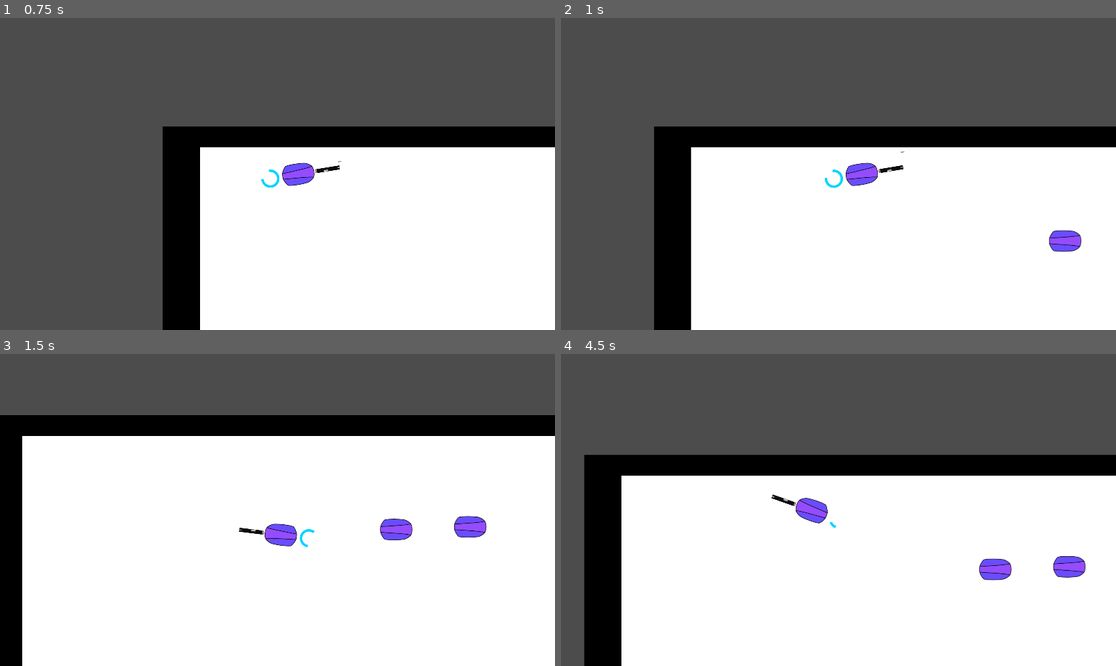
Above: before the commit, frames 1-4 (two rows, left to right).
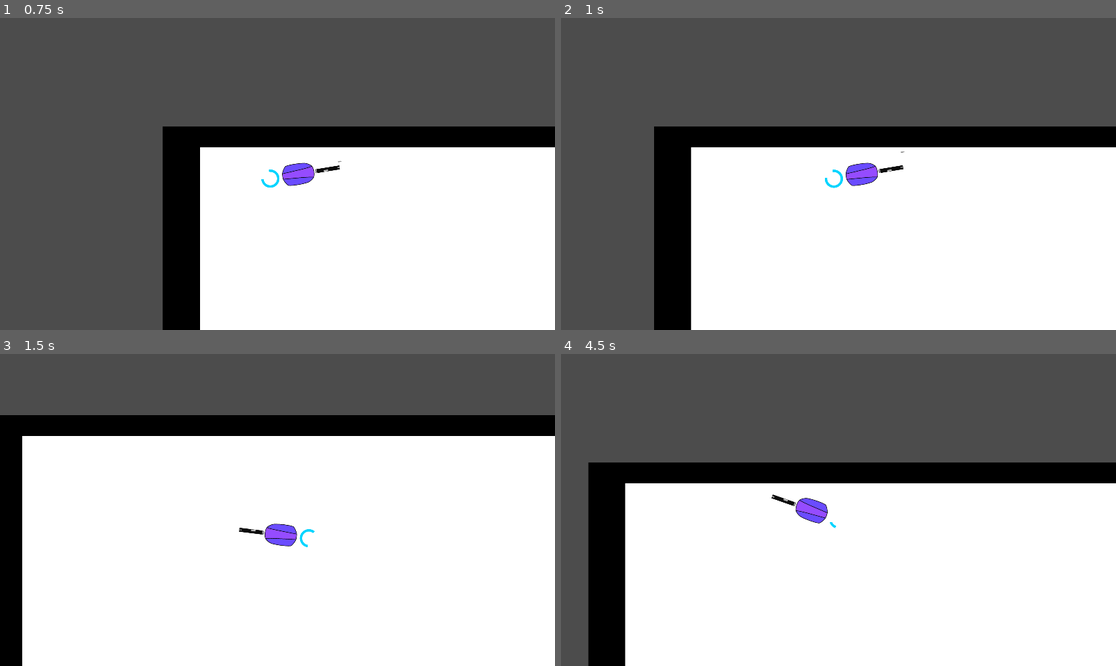
Above: after the commit, the same moments.

Repository: pbrechtmann/TDS
Game: Godot game, scene res://Scenes/World.tscn
Same seed, same stepped clock (60 frames per second), same inputs: the game is played once before the commit and once after it. The engine's default icon, where the game draws it, is replaced by a stand-in: a white triangle on a blue panel in a dark square.
Inputs (mouse positions are in pixels of both pictures, inside the frame that each line leads up to):
- Up to frame 1 (0.75 s): tap Enter at 0.5 s; move the mouse to (399, 158) at 0.52 s; press the mouse at (399, 158) at 0.53 s; hold D (right) from 0.53 s (still down)
- Up to frame 2 (1 s): keep holding D (right)
- Up to frame 3 (1.5 s): move the mouse to (166, 525) at 1.27 s; release D (right) at 1.28 s; release the mouse at (166, 525) at 1.28 s; hold S (down) from 1.28 s (still down); tap Shift (dash) at 1.35 s
- Up to frame 4 (4.5 s): move the mouse to (894, 441) at 2.02 s; release S (down) at 2.03 s; press the mouse at (894, 441) at 2.03 s; hold D (right) 2.03-2.78 s; move the mouse to (810, 572) at 2.77 s; release the mouse at (810, 572) at 2.78 s; hold W (up) 2.78-3.53 s; tap Shift (dash) at 2.85, 4.35 s; move the mouse to (1005, 556) at 3.52 s; press the mouse at (1005, 556) at 3.53 s; hold A (left) from 3.53 s (still down); move the mouse to (672, 463) at 4.27 s; release the mouse at (672, 463) at 4.28 s

Frame 1 is identical in both runs. In frame 2, 0.4% of the frame differs, in the area x 87-94%, y 67-76%; in frame 3, 0.7%; in frame 4, 6.3%, in the area x 4-100%, y 32-100%.

Commit message:
Added spawners

Diff:
--- a/Scenes/Entities/Enemies/Enemy.gd
+++ /dev/null
@@ -1,6 +0,0 @@
-extends Entity
-class_name Enemy
-
-
-func move():
-	pass
--- a/Scenes/Entities/Entitiy.gd
+++ b/Scenes/Entities/Entitiy.gd
@@ -5,9 +5,5 @@
 onready var energy_supply : EnergySupply = $EnergySupply
 
 
-func move():
-	printerr("Define move()")
-
-
 func _on_Health_death():
 	queue_free()
--- /dev/null
+++ b/Scenes/Entities/NPCs/Common/Common.gd
@@ -0,0 +1,4 @@
+extends NPC
+class_name Common
+
+onready var weapon = $WeaponRanged
--- /dev/null
+++ b/Scenes/Entities/NPCs/Common/Common.tscn
@@ -0,0 +1,11 @@
+[gd_scene load_steps=4 format=2]
+
+[ext_resource path="res://Scenes/Entities/NPCs/NPC.tscn" type="PackedScene" id=1]
+[ext_resource path="res://Scenes/Entities/NPCs/Common/Common.gd" type="Script" id=2]
+[ext_resource path="res://Scenes/Items/Weapons/Ranged/WeaponRanged.tscn" type="PackedScene" id=3]
+
+[node name="Common" instance=ExtResource( 1 )]
+script = ExtResource( 2 )
+
+[node name="WeaponRanged" parent="." index="4" instance=ExtResource( 3 )]
+position = Vector2( 100, 0 )
--- /dev/null
+++ b/Scenes/Entities/NPCs/NPC.gd
@@ -0,0 +1,9 @@
+extends Entity
+class_name NPC
+
+var nav : Navigation2D = null
+var target : Entity = null
+
+func init(nav : Navigation2D, target : Entity) -> void:
+	self.nav = nav
+	self.target = target
--- a/Scenes/Entities/Enemies/Enemy.tscn
+++ b/Scenes/Entities/NPCs/NPC.tscn
@@ -2,4 +2,4 @@
 
 [ext_resource path="res://Scenes/Entities/Entitiy.tscn" type="PackedScene" id=1]
 
-[node name="Enemy" instance=ExtResource( 1 )]
+[node name="NPC" instance=ExtResource( 1 )]
--- /dev/null
+++ b/Scenes/Entities/Spawners/Spawner.gd
@@ -0,0 +1,15 @@
+extends NPC
+class_name Spawner
+
+export(PackedScene) var npc
+
+
+func spawn() -> NPC:
+	var new_npc = npc.instance()
+	new_npc.init(nav, target)
+
+	return new_npc
+
+
+func _on_Timer_timeout():
+	add_child(spawn())
--- /dev/null
+++ b/Scenes/Entities/Spawners/Spawner.tscn
@@ -0,0 +1,23 @@
+[gd_scene load_steps=4 format=2]
+
+[ext_resource path="res://Scenes/Entities/Entitiy.tscn" type="PackedScene" id=1]
+[ext_resource path="res://Scenes/Entities/Spawners/Spawner.gd" type="Script" id=2]
+[ext_resource path="res://Scenes/Entities/NPCs/Common/Common.tscn" type="PackedScene" id=3]
+
+[node name="Spawner" groups=[
+"Spawners",
+] instance=ExtResource( 1 )]
+script = ExtResource( 2 )
+npc = ExtResource( 3 )
+
+[node name="Sprite" parent="." index="0"]
+visible = false
+
+[node name="CollisionShape2D" parent="." index="1"]
+disabled = true
+
+[node name="Timer" type="Timer" parent="." index="4"]
+wait_time = 5.0
+autostart = true
+
+[connection signal="timeout" from="Timer" to="." method="_on_Timer_timeout"]
--- a/Scenes/Items/Weapons/Ranged/WeaponRanged.gd
+++ b/Scenes/Items/Weapons/Ranged/WeaponRanged.gd
@@ -6,7 +6,7 @@
 onready var muzzle : Position2D = $Muzzle
 
 export var modifiers : Dictionary = {
-	"crit_chance": 0.5,
+	"crit_chance": 0.1,
 	"pierce" : 1
 }
 
--- /dev/null
+++ b/Scenes/World.gd
@@ -0,0 +1,9 @@
+extends Node2D
+
+onready var nav = $Navigation2D
+onready var player = $Player
+
+
+func _ready():
+	for node in get_tree().get_nodes_in_group("Spawners"):
+		node.init(nav, player)
--- a/Scenes/World.tscn
+++ b/Scenes/World.tscn
@@ -1,9 +1,16 @@
-[gd_scene load_steps=3 format=2]
+[gd_scene load_steps=5 format=2]
 
 [ext_resource path="res://Scenes/Entities/Player/Player.tscn" type="PackedScene" id=1]
-[ext_resource path="res://Scenes/Entities/Enemies/Enemy.tscn" type="PackedScene" id=2]
+[ext_resource path="res://Scenes/World.gd" type="Script" id=2]
+[ext_resource path="res://Scenes/Entities/Spawners/Spawner.tscn" type="PackedScene" id=3]
+
+[sub_resource type="NavigationPolygon" id=1]
+vertices = PoolVector2Array( 4.99481, 1074.74, 7.23975, -0.574829, 1919.92, 1.6701, 1915.43, 1076.99 )
+polygons = [ PoolIntArray( 0, 1, 2, 3 ) ]
+outlines = [ PoolVector2Array( 1915.43, 1076.99, 1919.92, 1.6701, 7.23975, -0.574829, 4.99481, 1074.74 ) ]
 
 [node name="World" type="Node2D"]
+script = ExtResource( 2 )
 
 [node name="Polygon2D" type="Polygon2D" parent="."]
 polygon = PoolVector2Array( 0, 0, 1920, 0, 1920, 1080, 0, 1080 )
@@ -27,11 +34,10 @@
 color = Color( 0, 0, 0, 1 )
 polygon = PoolVector2Array( 0, 0, -128, 0, -128, 1080, 0, 1080 )
 
-[node name="EnemyBase" parent="." instance=ExtResource( 2 )]
-position = Vector2( 608, 891 )
+[node name="Navigation2D" type="Navigation2D" parent="."]
 
-[node name="EnemyBase2" parent="." instance=ExtResource( 2 )]
-position = Vector2( 1552, 315 )
+[node name="NavigationPolygonInstance" type="NavigationPolygonInstance" parent="Navigation2D"]
+navpoly = SubResource( 1 )
 
-[node name="EnemyBase3" parent="." instance=ExtResource( 2 )]
-position = Vector2( 1296, 324 )
+[node name="CommonSpawner" parent="." instance=ExtResource( 3 )]
+position = Vector2( 836.588, 483.81 )
--- a/project.godot
+++ b/project.godot
@@ -9,10 +9,10 @@
 config_version=4
 
 _global_script_classes=[ {
-"base": "Entity",
-"class": "Enemy",
+"base": "NPC",
+"class": "Common",
 "language": "GDScript",
-"path": "res://Scenes/Entities/Enemies/Enemy.gd"
+"path": "res://Scenes/Entities/NPCs/Common/Common.gd"
 }, {
 "base": "Sprite",
 "class": "EnergyDisplay",
@@ -34,10 +34,20 @@
 "language": "GDScript",
 "path": "res://Scenes/Entities/Components/Health.gd"
 }, {
+"base": "Entity",
+"class": "NPC",
+"language": "GDScript",
+"path": "res://Scenes/Entities/NPCs/NPC.gd"
+}, {
 "base": "Node2D",
 "class": "Projectile",
 "language": "GDScript",
 "path": "res://Scenes/Items/Projectiles/Projectile.gd"
+}, {
+"base": "NPC",
+"class": "Spawner",
+"language": "GDScript",
+"path": "res://Scenes/Entities/Spawners/Spawner.gd"
 }, {
 "base": "Node2D",
 "class": "Weapon",
@@ -50,12 +60,14 @@
 "path": "res://Scenes/Items/Weapons/Ranged/WeaponRanged.gd"
 } ]
 _global_script_class_icons={
-"Enemy": "",
+"Common": "",
 "EnergyDisplay": "",
 "EnergySupply": "",
 "Entity": "",
 "Health": "",
+"NPC": "",
 "Projectile": "",
+"Spawner": "",
 "Weapon": "",
 "WeaponRanged": ""
 }
